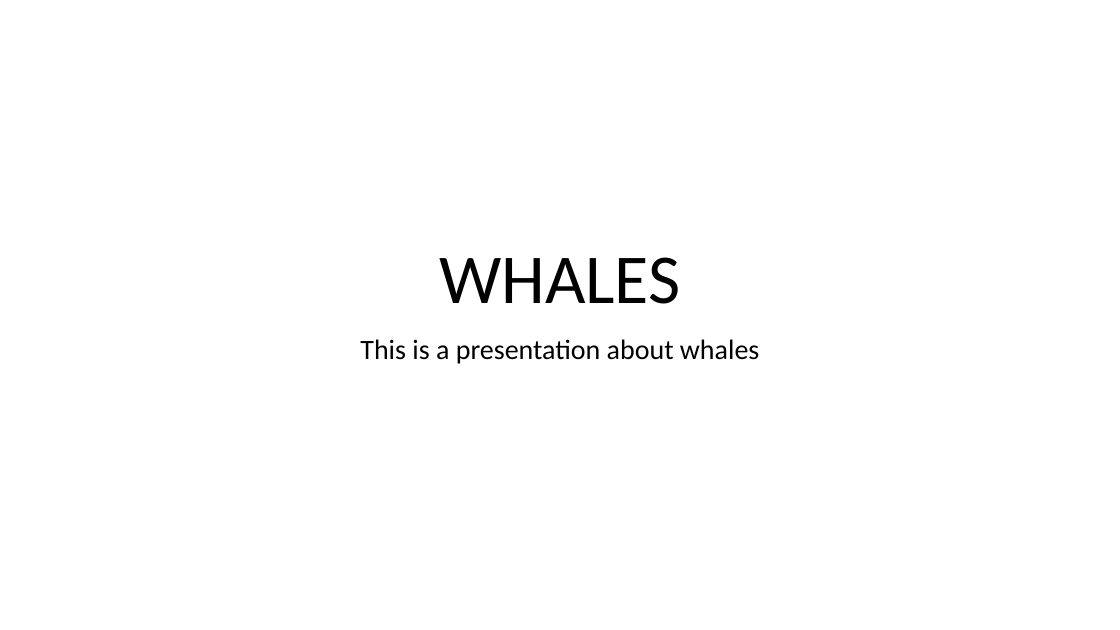
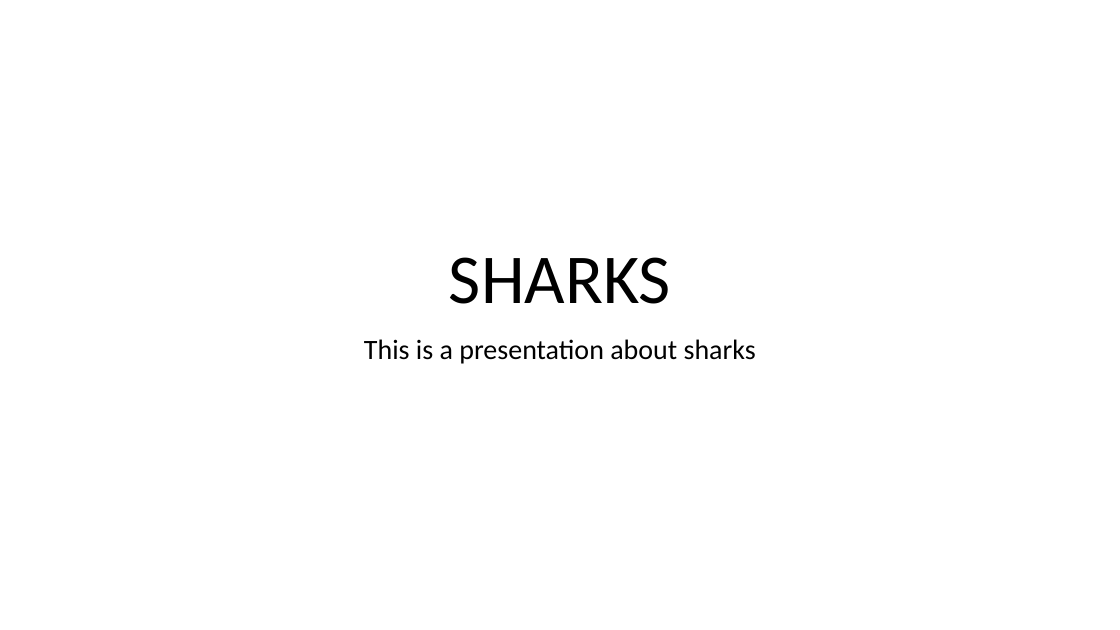
Before and after one commit to sagedrake/bulk-find-and-replace, a slide deck: slide 1 of TestFiles/shark.pptx. Drawn at 1120x630 pixels with LibreOffice and Linux fonts; fonts in the diff are those of the drawing. Boxes give left, top, right and bottom in pixels: in the first picture for what was removed or moved away, otherwise in the second. Text is boxed around its words. In the diff, an @@ line names an element or a change of style, - is before the commit and + after.

```diff
--- a/TestFiles/shark.pptx
+++ b/TestFiles/shark.pptx
@@ title at <box>449,257,671,304</box>: text changed @@
-WHALES
+SHARKS
@@ subtitle at <box>364,339,756,364</box>: text changed @@
-This is a presentation about whales
+This is a presentation about sharks
```
Also in this commit, not shown: 3 other slides changed, 1 other file.
